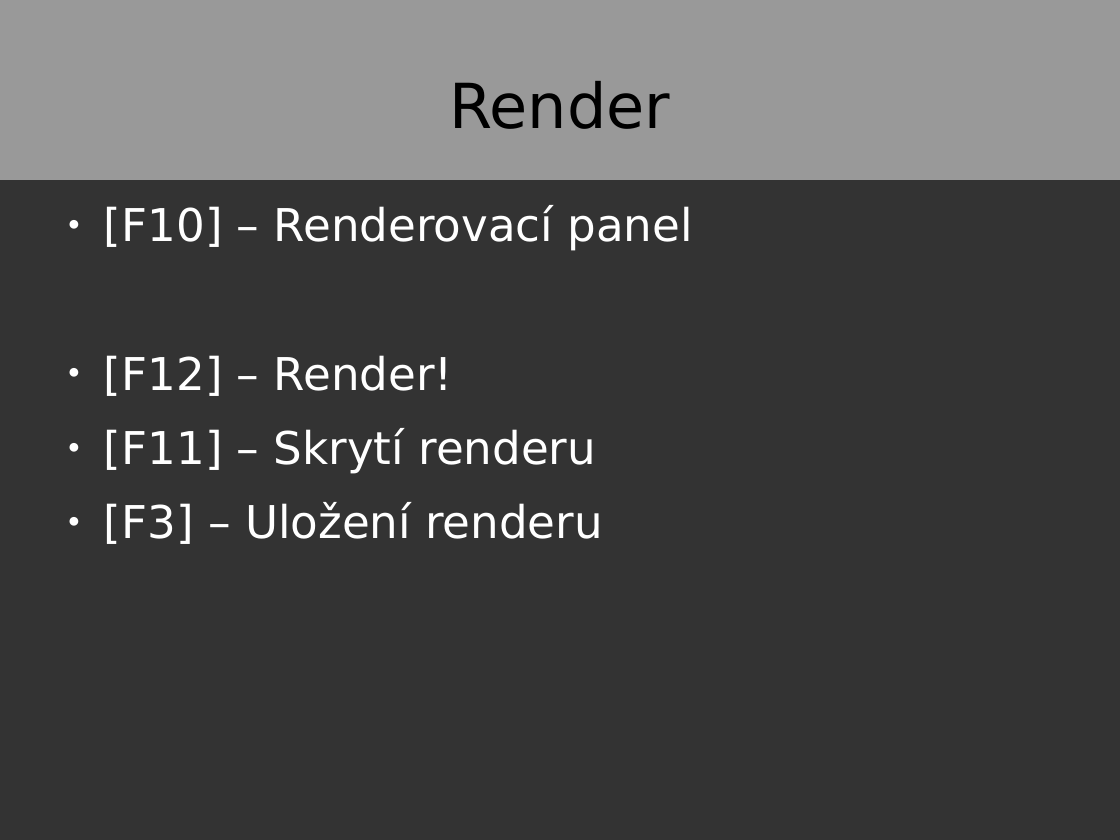
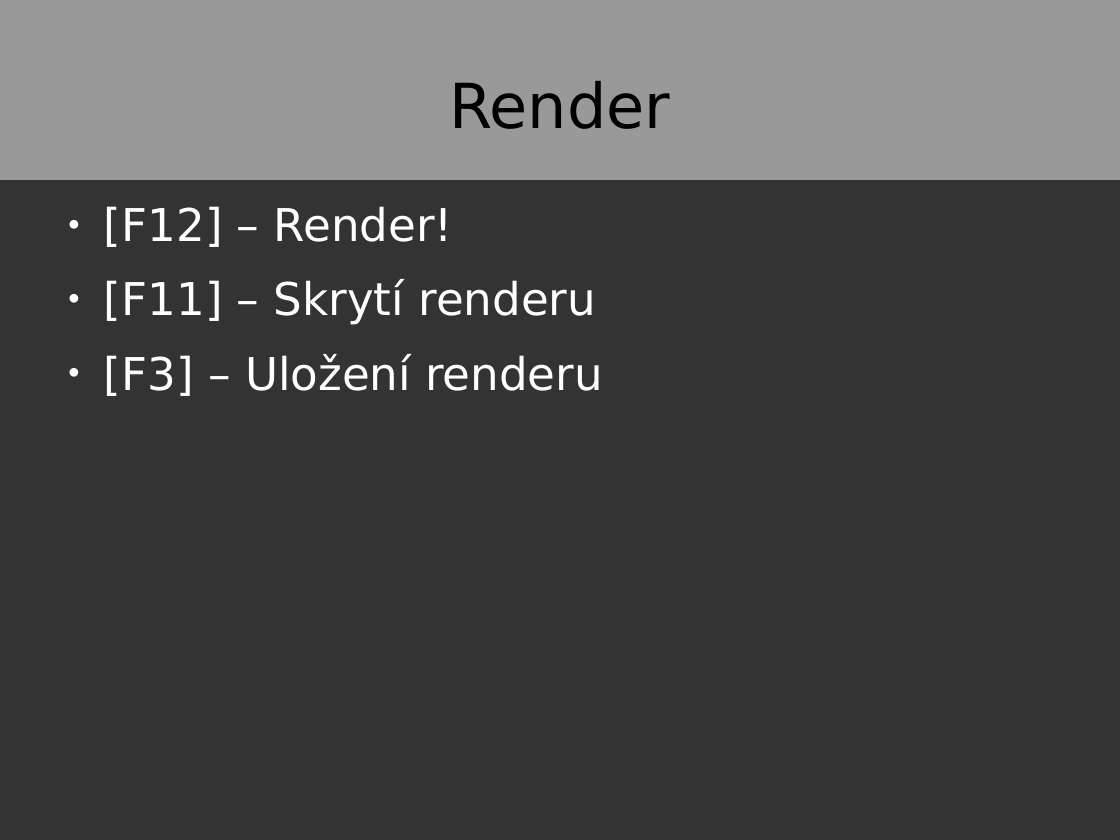
Before and after one commit to Pitel/bconf, a slide deck: slide 10 of prez/pitel/dummies.odp. Drawn at 1120x840 pixels with LibreOffice and Linux fonts; fonts in the diff are those of the drawing. Boxes give left, top, right and bottom in pixels: in the first picture for what was removed or moved away, otherwise in the second. Text is boxed around its words. In the diff, an @@ line names an element or a change of style, - is before the commit and + after.

```diff
--- a/prez/pitel/dummies.odp
+++ b/prez/pitel/dummies.odp
@@ text at bbox=[104, 205, 692, 251]: paragraph removed @@
-● [F10] – Renderovací panel
```
Also in this commit, not shown: 6 other slides changed, 3 other files.
